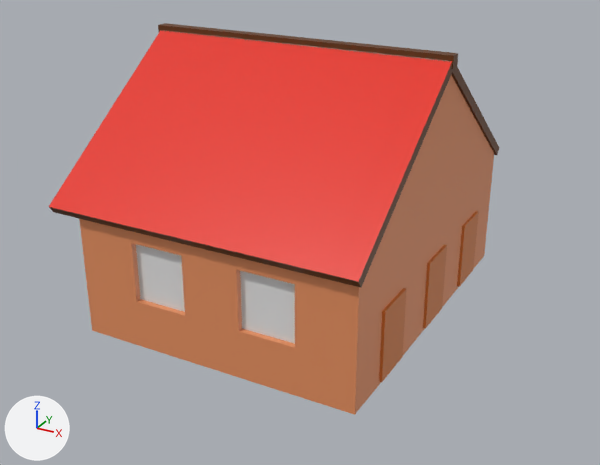
Two versions of the Blender file Ressources/Gasthaus.blend, one commit apart.
Both versions are drawn from a 50 mm camera at (14.6, -29.8, 17.2) aimed at (-1.1, -1.2, 2.9). The lights are fixed; the arrows at lower left show +X, +Y and +Z.

The first picture shows 'Gasthaus'.
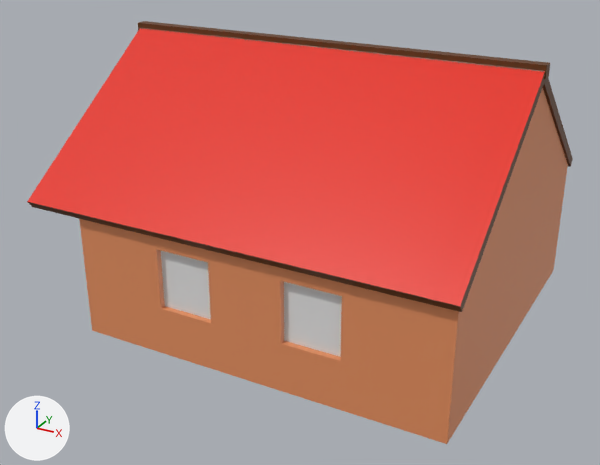
What differs and where, as boxes [x1, y1, x2, y2] in the pictures (600 x 465 px; the box of a moved part takes in the faces that stretch with it):
'Gasthaus', reshaped (21% wider, 8% taller): before [49, 23, 499, 415]; after [27, 21, 573, 444]
part 1 of me_plane_003, moved or reshaped (not visible afterwards): before [457, 211, 479, 287]
part 2 of me_plane_003, moved or reshaped (not visible afterwards): before [423, 245, 447, 329]
part 3 of me_plane_003, moved or reshaped (not visible afterwards): before [379, 288, 406, 382]
part 4 of me_plane_003, built on: before [49, 23, 499, 415]; after [27, 21, 573, 444]

The change in detail:
me_plane_003 is used by ob_gasthaus; location (2.8, -7.27, 2.73); rotation (0.0, 1.571, 1.571), in degrees (0, 90, 90); scale (1.3, 1.25, 1.0).
me_plane_003 had 426 vertices, 362 faces and spanned x -6.2..2.5, y -1.6..9.7, z -0.7..15.2.
me_plane_003 now has 962 vertices, 764 faces and spans x -6.2..2.5, y -4.3..10.2, z -0.7..15.2.
me_plane_003 part 1: the loose piece of 8 vertices spanning x 0.1..2.4, y -1.5..0.1, z 10.6..12.6 is turned -31.5 degrees about the x axis through its middle and scaled by 0.184, then moved by (0.8, 7.6, 0.9).
me_plane_003 part 2: the loose piece of 8 vertices spanning x 0.1..2.4, y -1.5..0.1, z 6.3..8.3 is scaled about its middle by (0.25, 0.0423, 0.0423), then moved by (0.7, 7.3, 3.8).
me_plane_003 part 3: the loose piece of 8 vertices spanning x 0.1..2.4, y -1.5..0.1, z 1.8..3.8 is turned 42.5 degrees about the x axis through its middle and scaled by 0.184, then moved by (0.8, 2.7, 9.1).
me_plane_003 part 4: 168 vertices moved from x -6.2..2.5, y -1.6..9.3, z -0.7..15.2 to x -6.2..2.5, y -4.3..10.2, z -0.7..15.2; 360 vertices added at x 1.5..2.2, y -0.3..7.3, z 1.4..13.5.
